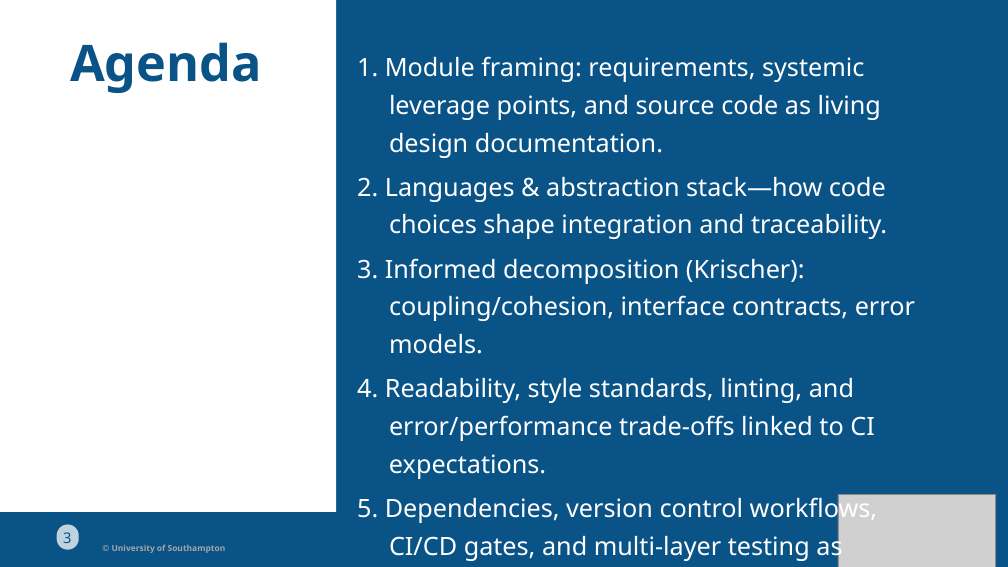
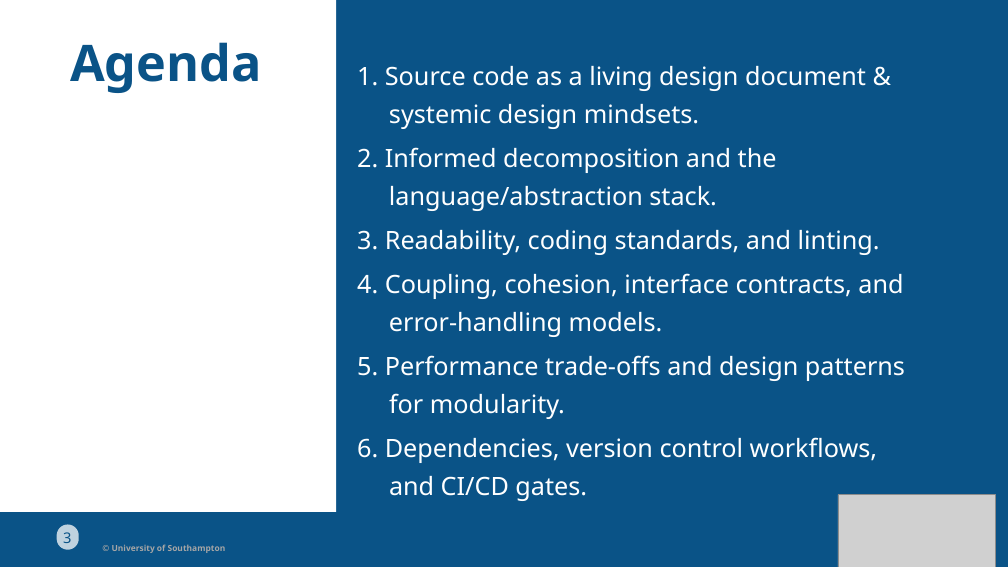
Before and after one commit to Dr-AlHashimy/Module_AICE2005_2627, a slide deck: slide 3 of html/COMP-_L8.3_Lecture.pptx. Drawn at 1008x567 pixels with LibreOffice and Linux fonts; fonts in the diff are those of the drawing; grey boxes stand for pictures. Boxes give left, top, right and bottom in pixels: in the first picture for what was removed or moved away, otherwise in the second. Text is boxed around its words. In the diff, an @@ line names an element or a change of style, - is before the commit and + after.

```diff
--- a/html/COMP-_L8.3_Lecture.pptx
+++ b/html/COMP-_L8.3_Lecture.pptx
@@ text removed at (x1=357, y1=56, x2=864, y2=82) @@
-1. Module framing: requirements, systemic
@@ text at (x1=357, y1=66, x2=866, y2=91): text changed @@
-leverage points, and source code as living
+1. Source code as a living design document &
@@ text at (x1=389, y1=104, x2=699, y2=129): text changed @@
-design documentation.
+systemic design mindsets.
@@ text added at (x1=357, y1=147, x2=777, y2=173), 24 pt, text #FFFFFF @@
+2. Informed decomposition and the
@@ text at (x1=389, y1=186, x2=717, y2=211): text changed @@
-2. Languages & abstraction stack—how code
+language/abstraction stack.
@@ text added at (x1=357, y1=230, x2=880, y2=255), 24 pt, text #FFFFFF @@
+3. Readability, coding standards, and linting.
@@ text removed at (x1=389, y1=214, x2=887, y2=239) @@
-choices shape integration and traceability.
@@ text removed at (x1=357, y1=258, x2=805, y2=284) @@
-3. Informed decomposition (Krischer):
@@ text at (x1=357, y1=273, x2=903, y2=299): text changed @@
-coupling/cohesion, interface contracts, error
+4. Coupling, cohesion, interface contracts, and
@@ text added at (x1=389, y1=312, x2=663, y2=337), 24 pt, text #FFFFFF @@
+error-handling models.
@@ text at (x1=357, y1=355, x2=905, y2=381): text changed @@
-error/performance trade-oﬀs linked to CI
+5. Performance trade-oﬀs and design patterns
@@ text removed at (x1=389, y1=334, x2=483, y2=354) @@
-models.
@@ text removed at (x1=357, y1=378, x2=854, y2=403) @@
-4. Readability, style standards, linting, and
@@ text added at (x1=389, y1=393, x2=565, y2=419), 24 pt, text #FFFFFF @@
+for modularity.
@@ text at (x1=357, y1=437, x2=877, y2=463): text changed @@
-5. Dependencies, version control workﬂows,
+6. Dependencies, version control workﬂows,
@@ text removed at (x1=389, y1=454, x2=546, y2=479) @@
-expectations.
@@ text added at (x1=389, y1=476, x2=587, y2=501), 24 pt, text #FFFFFF @@
+and CI/CD gates.
@@ text removed at (x1=389, y1=531, x2=842, y2=561) @@
-CI/CD gates, and multi-layer testing as
```
Also in this commit, not shown: 1 other slide changed, 1 slide added, 8 slides removed, 2 other files.
